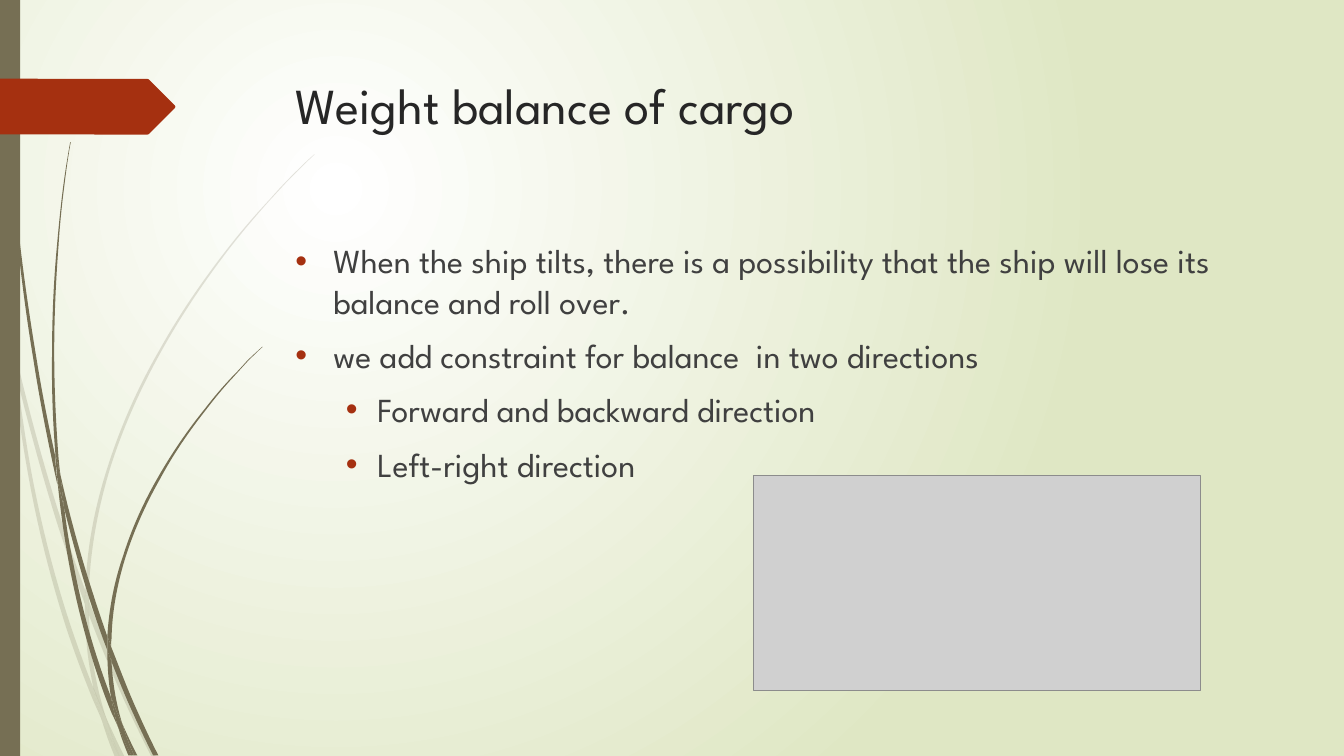
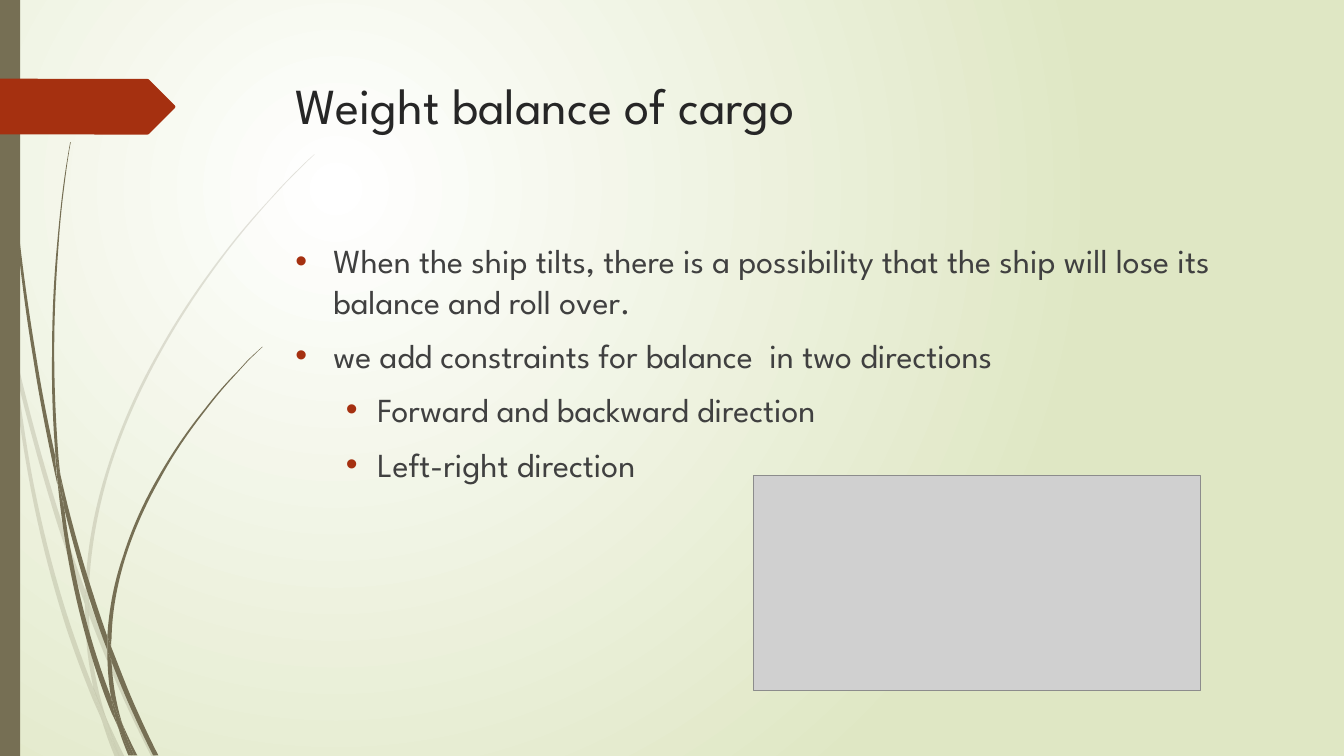
Before and after one commit to r-kurosu/kline_new, a slide deck: slide 17 of 中間報告.pptx. Drawn at 1344x756 pixels with LibreOffice and Linux fonts; fonts in the diff are those of the drawing; grey boxes stand for pictures. Boxes give left, top, right and bottom in pixels: in the first picture for what was removed or moved away, otherwise in the second. Text is boxed around its words. In the diff, an @@ line names an element or a change of style, - is before the commit and + after.

```diff
--- a/中間報告.pptx
+++ b/中間報告.pptx
@@ text at (333, 344, 992, 369): text changed @@
-• we add constraint for balance in two directions
+• we add constraints for balance in two directions
```
Also in this commit, not shown: 7 other slides changed, 3 other files.
